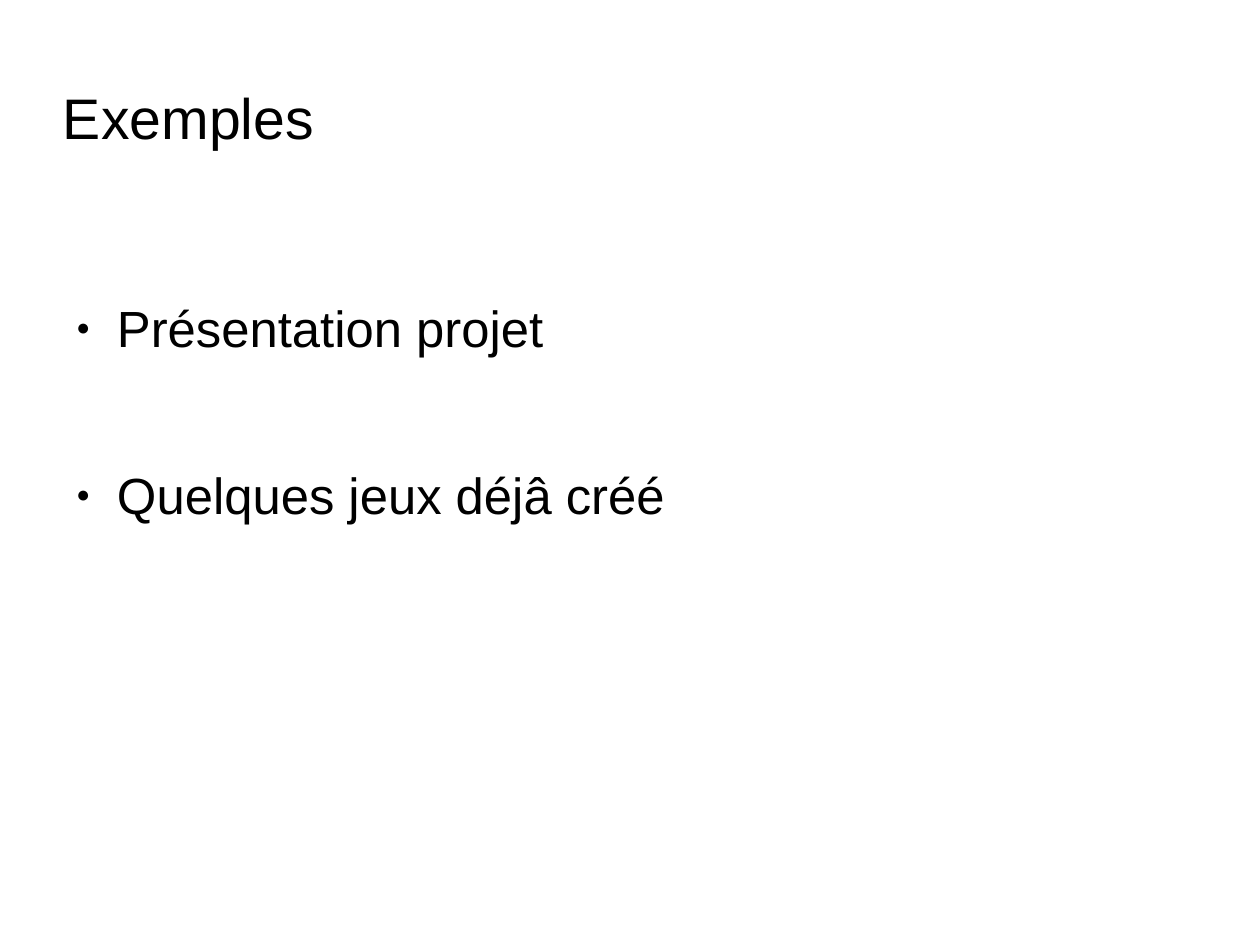
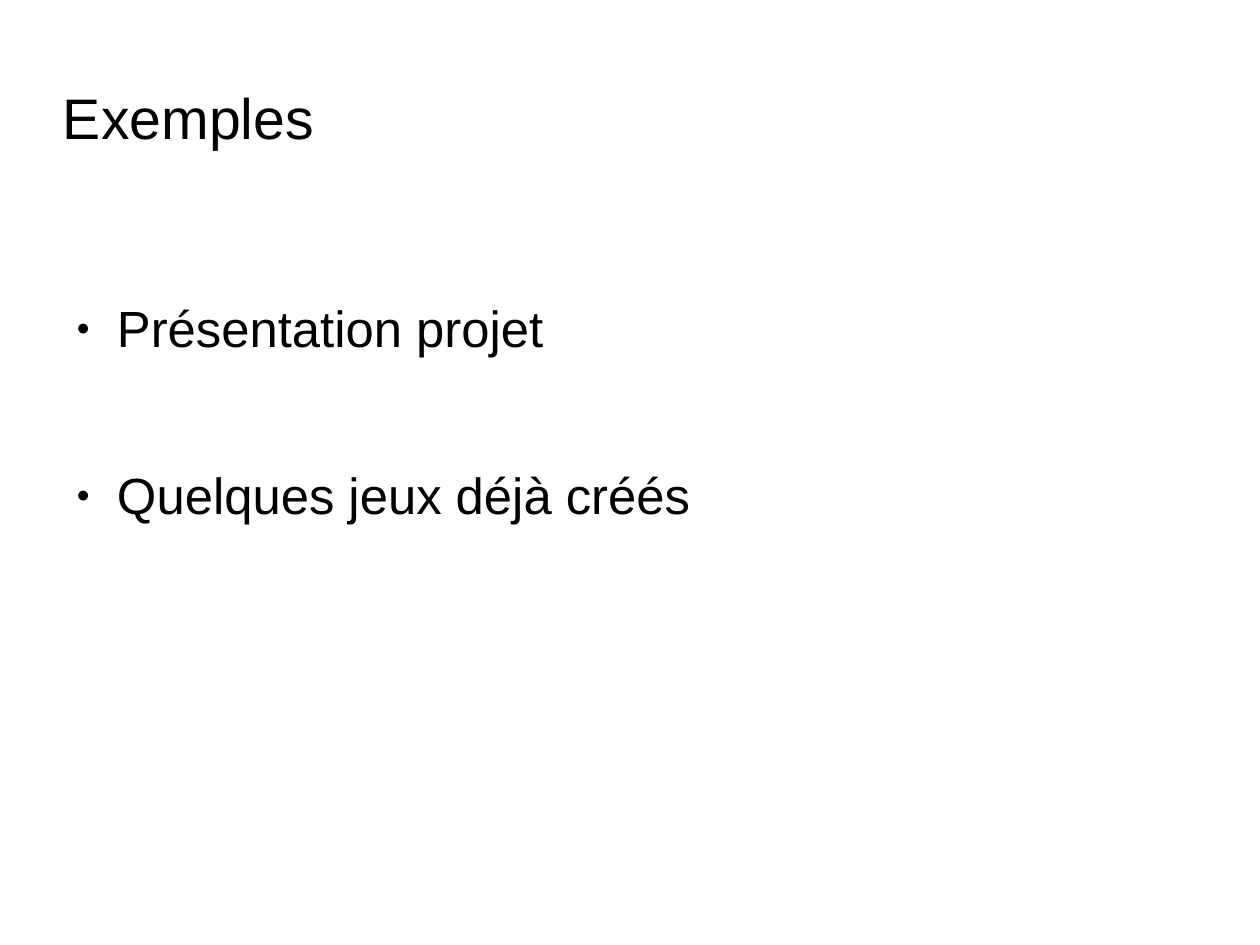
Before and after one commit to Irkam/HowToMultiplayerLulz5, a slide deck: slide 8 of presentation_diapo/presentation-jeu-multijoueur.odp. Drawn at 1260x945 pixels with LibreOffice and Linux fonts; fonts in the diff are those of the drawing; background and template pictures are left out. Boxes give left, top, right and bottom in pixels: in the first picture for what was removed or moved away, otherwise in the second. Text is boxed around its words. In the diff, an @@ line names an element or a change of style, - is before the commit and + after.

```diff
--- a/presentation_diapo/presentation-jeu-multijoueur.odp
+++ b/presentation_diapo/presentation-jeu-multijoueur.odp
@@ text at [117,476,690,525]: text changed @@
-● Quelques jeux déjâ créé
+● Quelques jeux déjà créés
```
Also in this commit, not shown: 3 other slides changed, 1 slide added, 1 slide removed, 1 other file.
